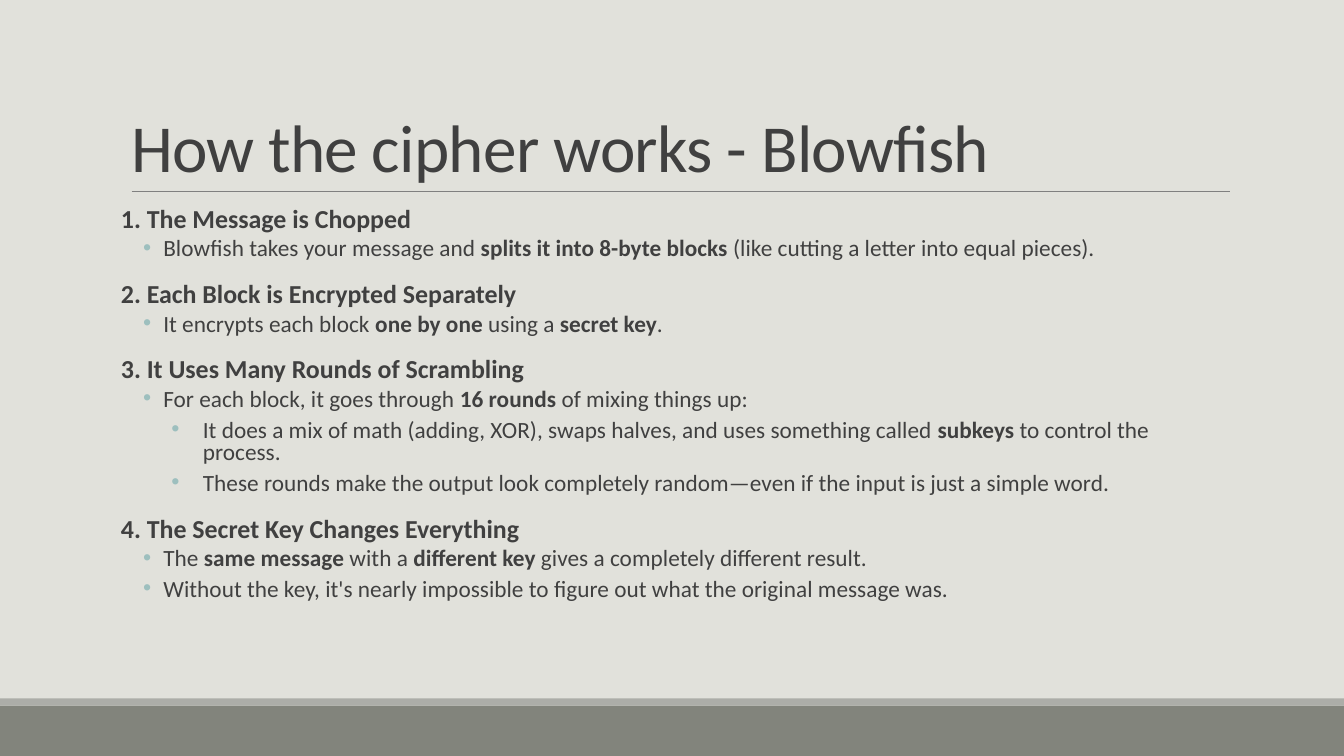
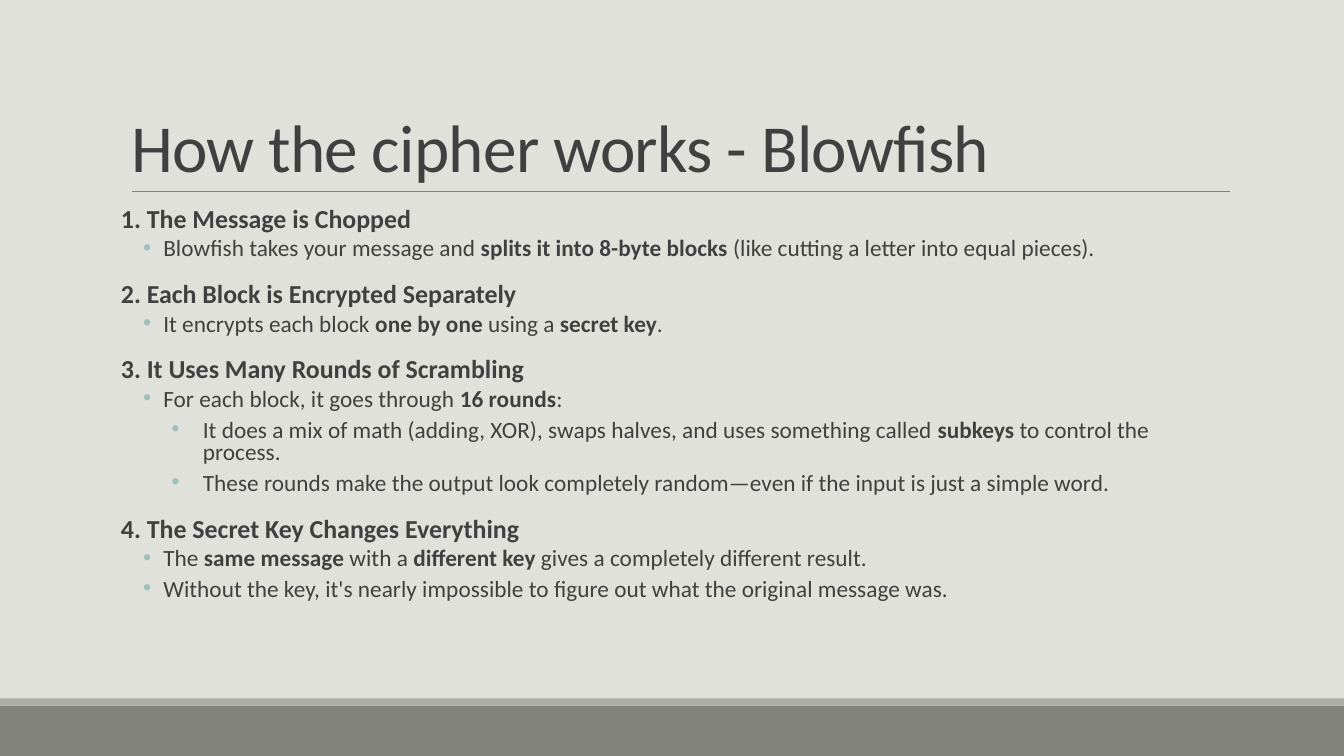
Before and after one commit to ShlomiFridman/CryptoProject2025, a slide deck: slide 3 of CryptoPresentation_Omer.pptx. Drawn at 1344x756 pixels with LibreOffice and Linux fonts; fonts in the diff are those of the drawing. Boxes give left, top, right and bottom in pixels: in the first picture for what was removed or moved away, otherwise in the second. Text is boxed around its words. In the diff, an @@ line names an element or a change of style, - is before the commit and + after.

Commit message:
updated

```diff
--- a/CryptoPresentation_Omer.pptx
+++ b/CryptoPresentation_Omer.pptx
@@ text at (x1=163, y1=390, x2=563, y2=411): text changed @@
-  • For each block, it goes through 16 rounds of mixing things up:
+  • For each block, it goes through 16 rounds:
```
Also in this commit, not shown: 1 slide added.
